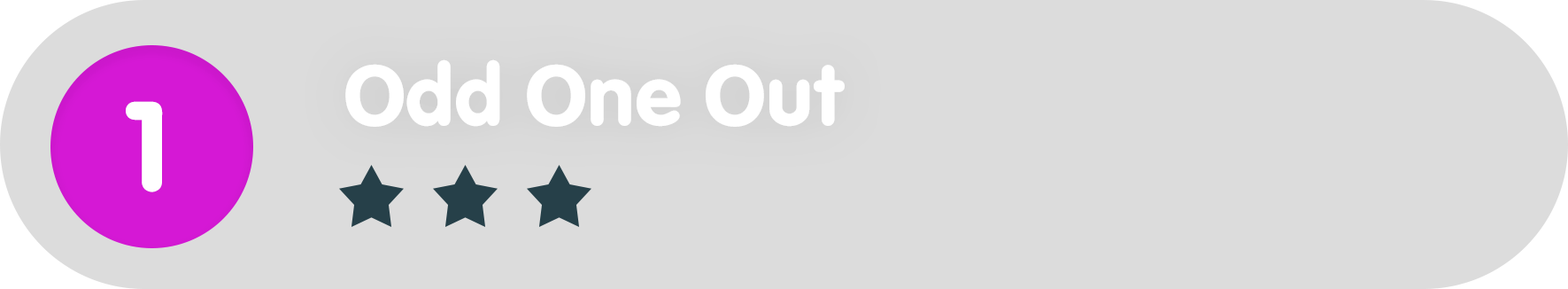
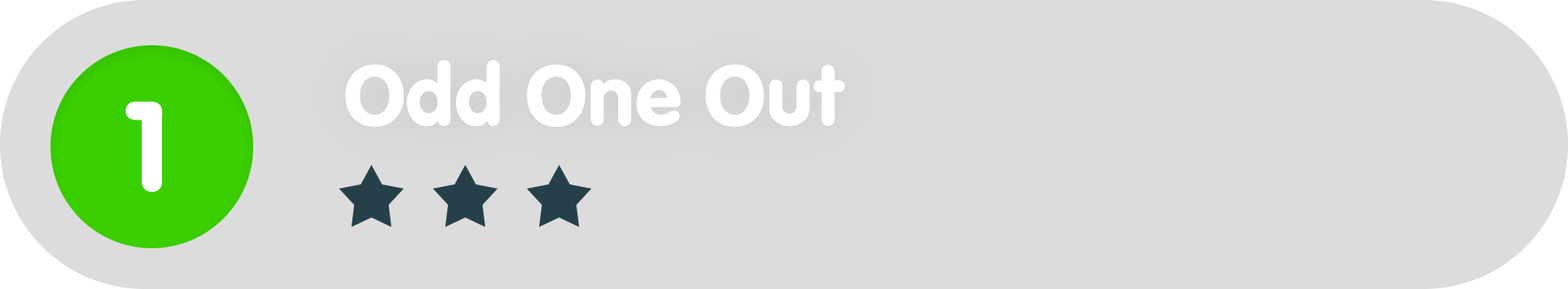
Revision of a layered 1568 x 289 image; what changed, layer by layer:
painted on "Ellipse_green" over left=50, top=45, right=254, bottom=248
